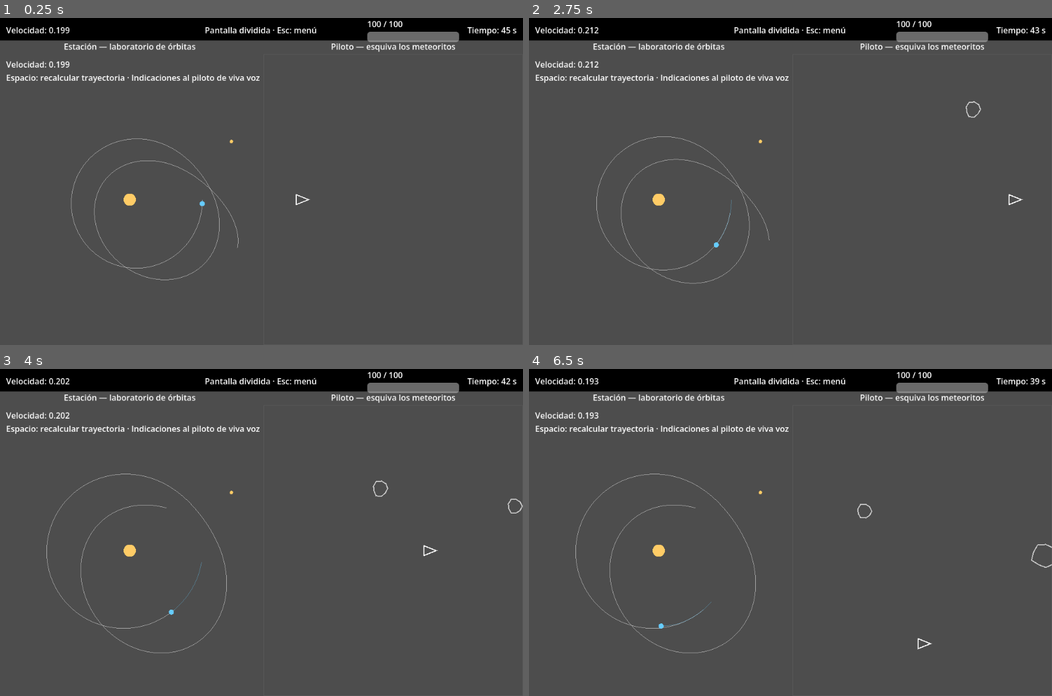
Above: before the commit, frames 1-4 (two rows, left to right).
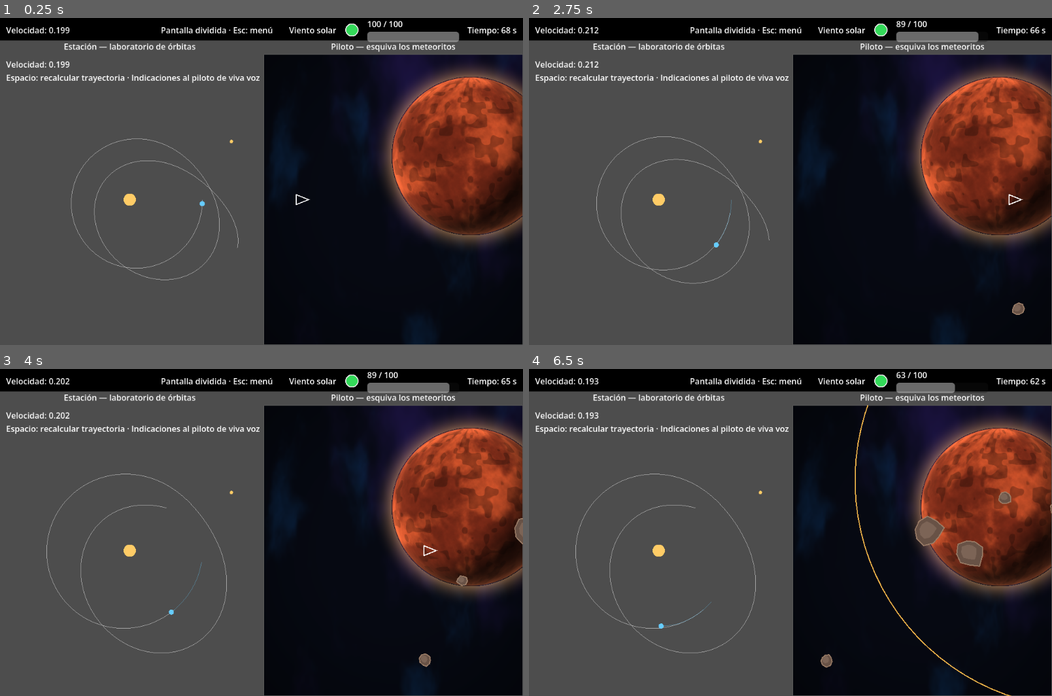
Above: after the commit, the same moments.

Repository: CrunchTimeLabs/nova-protocol
Game: Godot game, scene res://scenes/meteor_mission.tscn
Two runs of this game, one before a commit and one after it. Both use one fixed random seed, a clock stepped at 60 frames per second and the inputs below. This scene is started directly instead of the project's main scene.
Inputs (mouse positions are in pixels of both pictures, inside the frame that each line leads up to):
- Up to frame 1 (0.25 s): no input
- Up to frame 2 (2.75 s): tap Enter at 0.5 s; move the mouse to (905, 165) at 0.52 s; hold Right 0.53-1.25 s; tap 1 at 0.6 s; click (905, 165) at 0.67 s; tap Space at 0.77 s; drag from (685, 197) to (764, 246) at 1.27 s; move the mouse to (842, 109) at 2.02 s; hold Right from 2.03 s (still down); tap 3 at 2.1 s; click (842, 109) at 2.17 s
- Up to frame 3 (4 s): release Right at 2.75 s; drag from (235, 597) to (104, 483) at 2.77 s; move the mouse to (418, 581) at 3.52 s; hold Left from 3.53 s (still down); tap Backspace at 3.6 s; click (418, 581) at 3.67 s; tap Space at 3.77 s
- Up to frame 4 (6.5 s): release Left at 4.25 s; drag from (633, 483) to (712, 450) at 4.27 s; move the mouse to (816, 532) at 5.02 s; hold Down 5.03-5.75 s; tap R at 5.1 s; click (816, 532) at 5.17 s; drag from (712, 450) to (685, 548) at 5.77 s

The runs differ from the first frame. In frame 1, 44% of the frame differs, in the area x 30-100%, y 1-100%; in frame 2, 44%; in frame 3, 44%; in frame 4, 44%, in the area x 30-100%, y 0-100%.

Commit message:
feat: add shadows

Diff:
--- a/game/app/levels/meteor_pilot_panel.gd
+++ b/game/app/levels/meteor_pilot_panel.gd
@@ -2,11 +2,14 @@
 extends Node
 ## Lado del piloto en el nivel Meteoritos: un `DodgeField` del tamaño real de su recuadro, que maneja con las flechas.
 ## Sus flechas también se traducen a empuje y se envían al anfitrión como en `PilotPanel`. El vuelo (casco, resultado)
-## es local de este lado y no afecta a la estación. Enter reinicia al terminar. Casco y tiempo se ofrecen al HUD con `hud_item()`.
+## es local de este lado y no afecta a la estación. Enter reinicia al terminar. Aviso de viento solar, casco y tiempo se ofrecen al HUD con `hud_item()`.
 
 
-const METEOR_DENSITY: float = 0.5
-const METEOR_SECONDS: float = 45.0
+## Como el primer planeta del original: densidad 1.0 y 68 s de tramo.
+const METEOR_DENSITY: float = 1.0
+const METEOR_SECONDS: float = 68.0
+## Viento solar (ondas expansivas); como el original, 0.5.
+const SOLAR_WIND: float = 0.5
 const FIELD_SEED: int = 7301
 const HEARTBEAT_SECONDS: float = 0.25
 const HULL_BAR_WIDTH: float = 180.0
@@ -22,17 +25,24 @@
 var _hud_row: HBoxContainer = HBoxContainer.new()
 var _hull_bar: MeterBar = MeterBar.new()
 var _time_label: Label = Label.new()
+var _wind_label: Label = Label.new()
+var _wind_lamp: StatusLamp = StatusLamp.new()
+var _backdrop: ShaderBackdrop = ShaderBackdrop.new()
 var _was_enter_pressed: bool = false
 
 
 func setup(client: MatchClient, input: InputSource) -> void:
     _client = client
     _input = input
+    add_child(_backdrop)
     add_child(_view)
     _message.horizontal_alignment = HORIZONTAL_ALIGNMENT_CENTER
     add_child(_message)
     _hull_bar.custom_minimum_size = Vector2(HULL_BAR_WIDTH, 0.0)
     _hud_row.add_theme_constant_override("separation", 16)
+    _wind_label.text = "Viento solar"
+    _hud_row.add_child(_wind_label)
+    _hud_row.add_child(_wind_lamp)
     _hud_row.add_child(_hull_bar)
     _hud_row.add_child(_time_label)
 
@@ -58,7 +68,13 @@
 
 func _start_run(area: Vector2) -> void:
     _runs += 1
-    _field = DodgeField.new(area, METEOR_DENSITY, METEOR_SECONDS, FIELD_SEED + _runs)
+    _field = DodgeField.new(
+            area,
+            METEOR_DENSITY,
+            METEOR_SECONDS,
+            FIELD_SEED + _runs,
+            SOLAR_WIND,
+            )
     _view.setup(_field)
     _hull_bar.setup(_field.hull)
 
@@ -79,6 +95,8 @@
 
 func _refresh(area: Vector2) -> void:
     _view.size = area
+    _backdrop.size = area
+    _wind_lamp.set_ok(not _field.wave_warning)
     _time_label.text = "Tiempo: %d s" % ceili(maxf(_field.duration - _field.elapsed, 0.0))
     match _field.status:
         DodgeField.Status.ARRIVED:
--- a/game/tests/toolkit/dodge/test_dodge_field.gd
+++ b/game/tests/toolkit/dodge/test_dodge_field.gd
@@ -62,7 +62,7 @@
 
 func test_ends_destroyed_or_arrived_and_then_stops() -> void:
     var doomed: DodgeField = DodgeField.new(SIZE, 0.5, 60.0, 1)
-    var hits: int = int(DodgeField.HULL_MAX / DodgeField.ROCK_DAMAGE)
+    var hits: int = ceili(DodgeField.HULL_MAX / DodgeField.ROCK_DAMAGE)
     for _i: int in range(hits):
         _rock_on_ship(doomed)
         doomed.step(DodgeField.INVULNERABILITY_SECONDS + 0.01, Vector2.ZERO)
@@ -86,3 +86,69 @@
         var rock: DodgeRock = field.rocks[0]
         check(rock.position.x <= size.x + rock.radius and rock.position.x > size.x * 0.5, "nace en el borde derecho (%s)" % str(size))
         check(rock.position.y >= 0.0 and rock.position.y <= size.y, "dentro del alto (%s)" % str(size))
+
+
+func _wave_on_ship(field: DodgeField) -> DodgeWave:
+    var wave: DodgeWave = DodgeWave.new(field.ship + Vector2(DodgeWave.START_RADIUS, 0.0), 100.0, 1000.0)
+    field.waves.append(wave)
+    return wave
+
+
+func test_wind_controls_how_many_waves_are_born() -> void:
+    var counts: Array[int] = []
+    for wind: float in [0.0, 0.6, 2.0]:
+        var field: DodgeField = DodgeField.new(SIZE, 0.01, 90.0, 4, wind)
+        field.hull = ResourceMeter.new(1.0e9, 1.0e9)
+        while field.step(FRAME, Vector2.ZERO) == DodgeField.Status.RUNNING:
+            pass
+        counts.append(field.waves_spawned)
+    check_equal(counts[0], 0, "sin viento no nace ninguna onda")
+    check(counts[1] > 0, "con viento nacen ondas")
+    check(counts[2] > counts[1], "con más viento nacen más seguido")
+
+
+func test_a_wave_hits_once_then_protects_and_is_removed() -> void:
+    var field: DodgeField = DodgeField.new(SIZE, 0.01, 60.0, 1)
+    var wave: DodgeWave = _wave_on_ship(field)
+    check(field.wave_warning, "con una onda en camino hay aviso")
+    field.step(FRAME, Vector2.ZERO)
+    check(wave.has_hit, "el borde de la onda alcanza la nave")
+    check_approx(field.hull.current, DodgeField.HULL_MAX - DodgeField.WAVE_DAMAGE, "el golpe resta casco")
+    check(not field.wave_warning, "tras golpear ya no hay aviso")
+    field.step(FRAME, Vector2.ZERO)
+    check_approx(field.hull.current, DodgeField.HULL_MAX - DodgeField.WAVE_DAMAGE, "la misma onda no golpea dos veces")
+    field.step(10.0, Vector2.ZERO)
+    check(field.waves.is_empty(), "pasado su alcance máximo se elimina")
+
+
+func test_waves_are_deterministic_and_stop_before_the_end() -> void:
+    var logs: Array[Array] = []
+    for _run: int in range(2):
+        var field: DodgeField = DodgeField.new(SIZE, 0.01, 40.0, 9, 1.0)
+        field.hull = ResourceMeter.new(1.0e9, 1.0e9)
+        var born: Array = []
+        while field.step(FRAME, Vector2.ZERO) == DodgeField.Status.RUNNING:
+            if field.waves_spawned > born.size():
+                born.append(field.elapsed)
+        logs.append(born)
+    check_equal(logs[0], logs[1], "misma semilla, mismas ondas")
+    for moment: float in logs[0]:
+        check(moment < 40.0 - DodgeField.WAVE_CUTOFF_SECONDS + 0.1, "no nace onda en los últimos segundos")
+
+
+func test_rocks_get_harder_as_the_run_advances() -> void:
+    var counts: Array[int] = []
+    for _half: int in range(2):
+        counts.append(0)
+    var field: DodgeField = DodgeField.new(SIZE, 1.0, 68.0, 6)
+    field.hull = ResourceMeter.new(1.0e9, 1.0e9)
+    while field.step(FRAME, Vector2.ZERO) == DodgeField.Status.RUNNING:
+        var half: int = 0 if field.progress() < 0.5 else 1
+        if field.spawned > counts[0] + counts[1]:
+            counts[half] += field.spawned - counts[0] - counts[1]
+    check(counts[1] > counts[0], "en la segunda mitad caen más rocas que en la primera")
+    var early: DodgeField = DodgeField.new(SIZE, 1.0, 100.0, 2)
+    var late: DodgeField = DodgeField.new(SIZE, 1.0, 100.0, 2)
+    early.step(1.5, Vector2.ZERO)
+    late.step(95.0, Vector2.ZERO)
+    check(late.rocks.is_empty() or early.rocks.is_empty() or late.rocks[0].speed > early.rocks[0].speed, "más tarde las rocas son más rápidas")
--- a/game/toolkit/dodge/dodge_field.gd
+++ b/game/toolkit/dodge/dodge_field.gd
@@ -3,7 +3,8 @@
 ## Campo de esquivar: una nave se mueve dentro de un recuadro de tamaño dado y cruzan rocas de derecha a izquierda.
 ## Cada golpe resta casco y da unos segundos de invulnerabilidad. Termina al llegar a `duration` o al quedarse sin casco.
 ## Todo el azar usa la semilla; el tamaño del campo es un parámetro (rocas, velocidades y nave se escalan con él).
-## Sin nodos: la vista lee `ship`, `rocks`, `hull`, `elapsed` y `is_protected()`.
+## Con `wind` > 0 también nacen ondas expansivas (viento solar) que golpean una vez al alcanzar la nave.
+## Sin nodos: la vista lee `ship`, `rocks`, `waves`, `wave_warning`, `hull`, `elapsed` y `is_protected()`.
 
 
 enum Status { RUNNING, ARRIVED, DESTROYED }
@@ -13,30 +14,67 @@
 const SHIP_SPEED_WIDTHS: float = 0.5
 const SHIP_START: Vector2 = Vector2(0.15, 0.5)
 const HULL_MAX: float = 100.0
-const ROCK_DAMAGE: float = 25.0
-const INVULNERABILITY_SECONDS: float = 1.2
+const ROCK_DAMAGE: float = 11.0
+const INVULNERABILITY_SECONDS: float = 1.15
 const FIRST_ROCK_SECONDS: float = 1.0
-## Segundos entre rocas con densidad 1.0 (a menor densidad, más espacio).
-const ROCK_INTERVAL_SECONDS: float = 1.2
-const INTERVAL_JITTER: float = 0.2
+## Dificultad (del original): a medida que avanza el progreso (0..1) las rocas caen más seguido y más rápido.
+## Segundos entre rocas = (INTERVAL_START - INTERVAL_DROP * progreso^INTERVAL_CURVE) / densidad.
+const INTERVAL_START: float = 0.92
+const INTERVAL_DROP: float = 0.62
+const INTERVAL_CURVE: float = 1.1
 ## Sin rocas nuevas en los últimos segundos.
 const ROCK_CUTOFF_SECONDS: float = 1.5
-## Alturas del campo que miden los radios de las rocas.
-const ROCK_RADII_HEIGHTS: Array[float] = [0.03, 0.045, 0.06]
-const ROCK_SPEED_MIN_WIDTHS: float = 0.18
-const ROCK_SPEED_MAX_WIDTHS: float = 0.30
-const ROCK_DRIFT_HEIGHTS: float = 0.08
+## Pasado este progreso, cada vez hay una probabilidad de que caigan dos rocas juntas.
+const PAIR_FROM_PROGRESS: float = 0.55
+const PAIR_CHANCE: float = 0.4
+## Pasado este progreso, las rocas llevan deriva vertical.
+const DRIFT_FROM_PROGRESS: float = 0.4
+## Alturas del campo que miden los radios de las rocas (14, 18, 22, 28, 34 y 42 px sobre un campo de 760 de alto).
+const ROCK_RADII_HEIGHTS: Array[float] = [0.0184, 0.0237, 0.0289, 0.0368, 0.0447, 0.0553]
+## Anchos de campo por segundo: (SPEED_BASE + SPEED_GAIN * progreso) * (0.8 + 0.3 * densidad) * variación.
+const SPEED_BASE_WIDTHS: float = 0.1688
+const SPEED_GAIN_WIDTHS: float = 0.2063
+const SPEED_JITTER_MIN: float = 0.85
+const SPEED_JITTER_MAX: float = 1.2
+const SPEED_DENSITY_BASE: float = 0.8
+const SPEED_DENSITY_GAIN: float = 0.3
+const ROCK_DRIFT_HEIGHTS: float = 0.079
 const ROCK_MARGIN_HEIGHTS: float = 0.05
+
+## Ondas (viento solar): daño, invulnerabilidad, intervalo (a mayor `wind`, más seguido) y velocidad en anchos por segundo.
+const WAVE_DAMAGE: float = 15.0
+const WAVE_INVULNERABILITY_SECONDS: float = 1.0
+const WAVE_FIRST_SECONDS: float = 4.0
+const WAVE_INTERVAL_MIN_SECONDS: float = 8.0
+const WAVE_INTERVAL_MAX_SECONDS: float = 12.0
+const WAVE_MIN_WIND: float = 0.6
+const WAVE_SPEED_WIDTHS: float = 0.35
+## Sin ondas nuevas en los últimos segundos.
+const WAVE_CUTOFF_SECONDS: float = 3.0
+## La onda nace este múltiplo de su radio inicial fuera del borde; su alcance es el largo de la diagonal por este factor.
+const WAVE_OUTSIDE_MARGIN: float = 6.0
+const WAVE_REACH_FACTOR: float = 1.2
 
 var field_size: Vector2
 var density: float
+var wind: float
 var duration: float
 var hull: ResourceMeter = ResourceMeter.new(HULL_MAX, HULL_MAX)
 var elapsed: float = 0.0
 var status: Status = Status.RUNNING
 var rocks: Array[DodgeRock] = []
+var waves: Array[DodgeWave] = []
+## Cuántas ondas han nacido.
+var waves_spawned: int = 0
 ## Cuántas rocas han nacido (para medir la frecuencia).
 var spawned: int = 0
+## Hay al menos una onda en camino que aún no ha golpeado.
+var wave_warning: bool:
+    get:
+        for wave: DodgeWave in waves:
+            if not wave.has_hit:
+                return true
+        return false
 var ship: Vector2:
     get:
         return _body.position
@@ -47,10 +85,18 @@
 var _ship_area: Rect2
 var _invulnerable: float = 0.0
 var _next_rock: float = FIRST_ROCK_SECONDS
-
-
-func _init(p_size: Vector2, p_density: float, p_duration: float, seed_value: int) -> void:
+var _next_wave: float = WAVE_FIRST_SECONDS
+
+
+func _init(
+        p_size: Vector2,
+        p_density: float,
+        p_duration: float,
+        seed_value: int,
+        p_wind: float = 0.0,
+        ) -> void:
     field_size = p_size
+    wind = maxf(p_wind, 0.0)
     density = maxf(p_density, 0.01)
     duration = p_duration
     _random = GameRandom.new(seed_value)
@@ -74,6 +120,8 @@
     _body.confine(_ship_area)
     _spawn()
     _update_rocks(delta)
+    _spawn_wave()
+    _update_waves(delta)
     _invulnerable = maxf(0.0, _invulnerable - delta)
     elapsed += delta
     if hull.current <= 0.0:
@@ -83,16 +131,29 @@
     return status
 
 
+func progress() -> float:
+    return clampf(elapsed / duration, 0.0, 1.0) if duration > 0.0 else 1.0
+
+
 func _spawn() -> void:
     if elapsed < _next_rock or elapsed >= duration - ROCK_CUTOFF_SECONDS:
         return
-    var jitter: float = _random.range_float(1.0 - INTERVAL_JITTER, 1.0 + INTERVAL_JITTER)
-    _next_rock = elapsed + ROCK_INTERVAL_SECONDS / density * jitter
+    var p: float = progress()
+    _next_rock = elapsed + (INTERVAL_START - INTERVAL_DROP * pow(p, INTERVAL_CURVE)) / density
+    var count: int = 2 if p > PAIR_FROM_PROGRESS and _random.chance(PAIR_CHANCE) else 1
+    for _i: int in range(count):
+        _spawn_rock(p)
+
+
+func _spawn_rock(p: float) -> void:
     var radius: float = float(_random.pick(ROCK_RADII_HEIGHTS)) * field_size.y
     var margin: float = ROCK_MARGIN_HEIGHTS * field_size.y
     var y: float = _random.range_float(margin, field_size.y - margin)
-    var speed: float = _random.range_float(ROCK_SPEED_MIN_WIDTHS, ROCK_SPEED_MAX_WIDTHS) * field_size.x
-    var drift: float = _random.range_float(-ROCK_DRIFT_HEIGHTS, ROCK_DRIFT_HEIGHTS) * field_size.y
+    var base_speed: float = (SPEED_BASE_WIDTHS + SPEED_GAIN_WIDTHS * p) * (SPEED_DENSITY_BASE + SPEED_DENSITY_GAIN * density)
+    var speed: float = base_speed * _random.range_float(SPEED_JITTER_MIN, SPEED_JITTER_MAX) * field_size.x
+    var drift: float = 0.0
+    if p > DRIFT_FROM_PROGRESS:
+        drift = _random.range_float(-ROCK_DRIFT_HEIGHTS, ROCK_DRIFT_HEIGHTS) * field_size.y
     rocks.append(DodgeRock.new(Vector2(field_size.x + radius, y), radius, speed, drift, _random))
     spawned += 1
 
@@ -101,6 +162,7 @@
     var alive: Array[DodgeRock] = []
     for rock: DodgeRock in rocks:
         rock.position += Vector2(-rock.speed, rock.drift) * delta
+        rock.spin += rock.spin_speed * delta
         if rock.position.y < 0.0 or rock.position.y > field_size.y:
             rock.drift = -rock.drift
         if rock.position.x + rock.radius < 0.0:
@@ -111,3 +173,29 @@
             continue
         alive.append(rock)
     rocks = alive
+
+
+func _spawn_wave() -> void:
+    if wind <= 0.0 or elapsed < _next_wave or elapsed >= duration - WAVE_CUTOFF_SECONDS:
+        return
+    var interval: float = _random.range_float(WAVE_INTERVAL_MIN_SECONDS, WAVE_INTERVAL_MAX_SECONDS)
+    _next_wave = elapsed + interval / maxf(WAVE_MIN_WIND, wind)
+    var outside: float = DodgeWave.START_RADIUS * WAVE_OUTSIDE_MARGIN
+    var x: float = -outside if _random.chance(0.5) else field_size.x + outside
+    var center: Vector2 = Vector2(x, _random.range_float(0.0, field_size.y))
+    waves.append(DodgeWave.new(center, field_size.x * WAVE_SPEED_WIDTHS, field_size.length() * WAVE_REACH_FACTOR))
+    waves_spawned += 1
+
+
+func _update_waves(delta: float) -> void:
+    var alive: Array[DodgeWave] = []
+    for wave: DodgeWave in waves:
+        wave.advance(delta)
+        if wave.is_gone():
+            continue
+        if not is_protected() and not wave.has_hit and wave.reaches(ship, SHIP_RADIUS):
+            wave.has_hit = true
+            hull.add(-WAVE_DAMAGE)
+            _invulnerable = WAVE_INVULNERABILITY_SECONDS
+        alive.append(wave)
+    waves = alive
--- a/game/toolkit/dodge/dodge_rock.gd
+++ b/game/toolkit/dodge/dodge_rock.gd
@@ -5,13 +5,18 @@
 
 
 const VERTEX_COUNT: int = 9
-const MIN_SHAPE: float = 0.75
+const MIN_SHAPE: float = 0.74
+const MAX_SHAPE: float = 1.05
+const SPIN_MAX: float = 3.0
 
 var position: Vector2
 var radius: float
 ## Velocidad horizontal hacia la izquierda (unidades/s) y deriva vertical (unidades/s).
 var speed: float
 var drift: float
+## Giro actual y velocidad de giro (rad y rad/s); solo afecta al dibujo.
+var spin: float = 0.0
+var spin_speed: float
 ## Puntos de la silueta relativos al centro.
 var outline: PackedVector2Array = PackedVector2Array()
 
@@ -21,9 +26,10 @@
     radius = p_radius
     speed = p_speed
     drift = p_drift
+    spin_speed = random.range_float(-SPIN_MAX, SPIN_MAX)
     for k: int in range(VERTEX_COUNT):
         var angle: float = float(k) * TAU / float(VERTEX_COUNT)
-        outline.append(Vector2.from_angle(angle) * radius * random.range_float(MIN_SHAPE, 1.0))
+        outline.append(Vector2.from_angle(angle) * radius * random.range_float(MIN_SHAPE, MAX_SHAPE))
 
 
 func hits(point: Vector2, point_radius: float) -> bool:
--- /dev/null
+++ b/game/toolkit/dodge/dodge_wave.gd
@@ -0,0 +1,34 @@
+class_name DodgeWave
+extends RefCounted
+## Onda expansiva: un círculo que nace en `center` y crece. Golpea una sola vez cuando su borde alcanza un punto.
+## Se duplica de la onda de la Expedición a propósito: aquella vive en una feature (regla 1) y el alcance aquí es un parámetro.
+
+
+const START_RADIUS: float = 10.0
+## Margen alrededor del borde de la onda que cuenta como alcanzar un punto.
+const HIT_MARGIN: float = 14.0
+
+var center: Vector2
+var radius: float = START_RADIUS
+## Unidades de radio por segundo.
+var speed: float
+var max_radius: float
+var has_hit: bool = false
+
+
+func _init(p_center: Vector2, p_speed: float, p_max_radius: float) -> void:
+    center = p_center
+    speed = p_speed
+    max_radius = p_max_radius
+
+
+func advance(delta: float) -> void:
+    radius += speed * delta
+
+
+func is_gone() -> bool:
+    return radius > max_radius
+
+
+func reaches(point: Vector2, other_radius: float) -> bool:
+    return absf(point.distance_to(center) - radius) < other_radius + HIT_MARGIN
--- a/game/toolkit/dodge/view/dodge_view.gd
+++ b/game/toolkit/dodge/view/dodge_view.gd
@@ -1,11 +1,18 @@
 class_name DodgeView
 extends Control
-## Dibuja un `DodgeField` a su tamaño real: rocas y nave en línea gris (la nave parpadea al ser golpeada). Solo lee.
+## Dibuja un `DodgeField` a su tamaño real: rocas (marrones, con giro y núcleo iluminado), ondas (anillos) y nave en línea gris (la nave parpadea al ser golpeada). Solo lee.
 
 
 const LINE_COLOR: Color = Color(0.8, 0.8, 0.8)
 const SHIP_COLOR: Color = Color(1.0, 1.0, 1.0)
 const BORDER_COLOR: Color = Color(0.35, 0.35, 0.35)
+const WAVE_COLOR: Color = Color(1.0, 0.75, 0.3)
+const WAVE_SEGMENTS: int = 96
+const ROCK_COLOR: Color = Color8(104, 82, 70)
+const ROCK_LIT_COLOR: Color = Color8(124, 100, 86)
+const ROCK_EDGE_COLOR: Color = Color8(156, 126, 104)
+const ROCK_LIGHT_OFFSET: Vector2 = Vector2(-2.0, -2.0)
+const ROCK_CORE_SCALE: float = 0.6
 const LINE_WIDTH: float = 2.0
 const BLINK_SECONDS: float = 0.1
 
@@ -30,15 +37,22 @@
     draw_rect(Rect2(Vector2.ZERO, size), BORDER_COLOR, false, LINE_WIDTH)
     if _field == null:
         return
+    for wave: DodgeWave in _field.waves:
+        draw_arc(wave.center, wave.radius, 0.0, TAU, WAVE_SEGMENTS, WAVE_COLOR, LINE_WIDTH)
     for rock: DodgeRock in _field.rocks:
-        var points: PackedVector2Array = rock.outline.duplicate()
-        for i: int in range(points.size()):
-            points[i] += rock.position
-        points.append(points[0])
-        draw_polyline(points, LINE_COLOR, LINE_WIDTH)
+        _draw_rock(rock)
     var is_hidden: bool = _field.is_protected() and int(_time / BLINK_SECONDS) % 2 == 0
     if not is_hidden:
         _draw_ship(_field.ship)
+
+
+func _draw_rock(rock: DodgeRock) -> void:
+    var points: PackedVector2Array = Transform2D(rock.spin, rock.position) * rock.outline
+    draw_colored_polygon(points, ROCK_COLOR)
+    var core: PackedVector2Array = Transform2D(rock.spin, rock.position + ROCK_LIGHT_OFFSET) * (Transform2D().scaled(Vector2.ONE * ROCK_CORE_SCALE) * rock.outline)
+    draw_colored_polygon(core, ROCK_LIT_COLOR)
+    points.append(points[0])
+    draw_polyline(points, ROCK_EDGE_COLOR, LINE_WIDTH)
 
 
 func _draw_ship(center: Vector2) -> void:
--- /dev/null
+++ b/game/toolkit/fx/view/nebula.gdshader
@@ -0,0 +1,41 @@
+shader_type canvas_item;
+// Nebulosa de fondo: ruido fractal suave que se desplaza con el paralaje del viaje.
+
+uniform vec2 drift = vec2(0.0);
+uniform vec3 tint_a : source_color = vec3(0.10, 0.05, 0.22);
+uniform vec3 tint_b : source_color = vec3(0.02, 0.12, 0.22);
+uniform vec3 base : source_color = vec3(0.024, 0.035, 0.07);
+
+float hash(vec2 p) {
+    return fract(sin(dot(p, vec2(127.1, 311.7))) * 43758.5453);
+}
+
+float noise(vec2 p) {
+    vec2 i = floor(p);
+    vec2 f = fract(p);
+    vec2 u = f * f * (3.0 - 2.0 * f);
+    return mix(mix(hash(i), hash(i + vec2(1.0, 0.0)), u.x),
+               mix(hash(i + vec2(0.0, 1.0)), hash(i + vec2(1.0, 1.0)), u.x), u.y);
+}
+
+float fbm(vec2 p) {
+    float value = 0.0;
+    float amplitude = 0.5;
+    for (int i = 0; i < 5; i++) {
+        value += amplitude * noise(p);
+        p *= 2.03;
+        amplitude *= 0.5;
+    }
+    return value;
+}
+
+void fragment() {
+    vec2 p = UV * vec2(3.4, 2.0) + drift * 0.0006 + vec2(TIME * 0.004, 0.0);
+    float a = fbm(p);
+    float b = fbm(p * 1.7 + vec2(5.2, 1.3) + a);
+    vec3 color = base;
+    color += tint_a * smoothstep(0.45, 0.85, a) * 0.9;
+    color += tint_b * smoothstep(0.5, 0.9, b) * 0.8;
+    float vignette = smoothstep(1.15, 0.35, length(UV - 0.5) * 1.4);
+    COLOR = vec4(color * (0.55 + 0.45 * vignette), 1.0);
+}
--- /dev/null
+++ b/game/toolkit/fx/view/planet.gdshader
@@ -0,0 +1,63 @@
+shader_type canvas_item;
+// Planeta esférico: superficie de ruido que gira, cráteres, terminador de luz y halo de atmósfera.
+// El rectángulo debe ser cuadrado; el disco ocupa `disc` de su radio y el resto es halo.
+
+uniform vec3 surface : source_color = vec3(0.78, 0.31, 0.16);
+uniform vec3 dark : source_color = vec3(0.47, 0.16, 0.09);
+uniform vec3 atmosphere : source_color = vec3(1.0, 0.55, 0.35);
+uniform float disc = 0.78;
+uniform float spin = 0.02;
+uniform float seed = 1.0;
+uniform float glow_strength = 1.0;
+uniform vec2 light_dir = vec2(-0.6, -0.45);
+
+float hash(vec2 p) {
+    return fract(sin(dot(p + seed, vec2(127.1, 311.7))) * 43758.5453);
+}
+
+float noise(vec2 p) {
+    vec2 i = floor(p);
+    vec2 f = fract(p);
+    vec2 u = f * f * (3.0 - 2.0 * f);
+    return mix(mix(hash(i), hash(i + vec2(1.0, 0.0)), u.x),
+               mix(hash(i + vec2(0.0, 1.0)), hash(i + vec2(1.0, 1.0)), u.x), u.y);
+}
+
+float fbm(vec2 p) {
+    float value = 0.0;
+    float amplitude = 0.5;
+    for (int i = 0; i < 5; i++) {
+        value += amplitude * noise(p);
+        p *= 2.1;
+        amplitude *= 0.5;
+    }
+    return value;
+}
+
+void fragment() {
+    vec2 p = (UV - 0.5) * 2.0 / disc;
+    float r = length(p);
+    if (r > 1.0) {
+        float halo = smoothstep(1.0 / disc, 1.0, r);
+        float rim = pow(1.0 - clamp((r - 1.0) / (1.0 / disc - 1.0), 0.0, 1.0), 2.5);
+        COLOR = vec4(atmosphere * glow_strength * 1.3, rim * 0.55 * (1.0 - halo * 0.2));
+    } else {
+        vec3 n = vec3(p, sqrt(1.0 - r * r));
+        float longitude = atan(n.x, n.z) + TIME * spin;
+        float latitude = asin(n.y);
+        vec2 map = vec2(longitude * 2.0, latitude * 2.0);
+        float land = fbm(map * 1.6);
+        float detail = fbm(map * 6.0 + 3.0);
+        vec3 color = mix(dark, surface, smoothstep(0.3, 0.7, land));
+        color *= 0.82 + 0.3 * detail;
+        float craters = smoothstep(0.62, 0.7, noise(map * 5.0)) * 0.25;
+        color *= 1.0 - craters;
+        vec3 light = normalize(vec3(light_dir, 0.75));
+        float diffuse = clamp(dot(n, light), 0.0, 1.0);
+        float shade = 0.08 + 0.92 * smoothstep(-0.15, 0.6, diffuse);
+        float fresnel = pow(1.0 - n.z, 3.0);
+        color = color * shade + atmosphere * fresnel * 0.55 * glow_strength;
+        float edge = smoothstep(1.0, 0.985, r);
+        COLOR = vec4(color, edge);
+    }
+}
--- /dev/null
+++ b/game/toolkit/fx/view/shader_backdrop.gd
@@ -0,0 +1,36 @@
+class_name ShaderBackdrop
+extends Control
+## Fondo con shaders: nebulosa a pantalla completa y un planeta lejano. Solo asigna parámetros a los shaders; no tiene lógica.
+
+
+const NEBULA: Shader = preload("res://toolkit/fx/view/nebula.gdshader")
+const PLANET: Shader = preload("res://toolkit/fx/view/planet.gdshader")
+## Diámetro del planeta como fracción del alto y posición de su centro como fracción del recuadro.
+const PLANET_HEIGHT_RATIO: float = 0.7
+const PLANET_CENTER: Vector2 = Vector2(0.8, 0.35)
+
+var _nebula: ColorRect = ColorRect.new()
+var _planet: ColorRect = ColorRect.new()
+
+
+func _init() -> void:
+    mouse_filter = Control.MOUSE_FILTER_IGNORE
+    _nebula.material = _material(NEBULA)
+    _planet.material = _material(PLANET)
+    for rect: ColorRect in [_nebula, _planet]:
+        rect.mouse_filter = Control.MOUSE_FILTER_IGNORE
+        add_child(rect)
+    resized.connect(_layout)
+
+
+func _material(shader: Shader) -> ShaderMaterial:
+    var material: ShaderMaterial = ShaderMaterial.new()
+    material.shader = shader
+    return material
+
+
+func _layout() -> void:
+    _nebula.size = size
+    var side: float = size.y * PLANET_HEIGHT_RATIO
+    _planet.size = Vector2(side, side)
+    _planet.position = size * PLANET_CENTER - _planet.size * 0.5
Not shown, added: game/toolkit/dodge/dodge_wave.gd.uid
Not shown, added: game/toolkit/fx/view/nebula.gdshader.uid
Not shown, added: game/toolkit/fx/view/planet.gdshader.uid
Not shown, added: game/toolkit/fx/view/shader_backdrop.gd.uid
